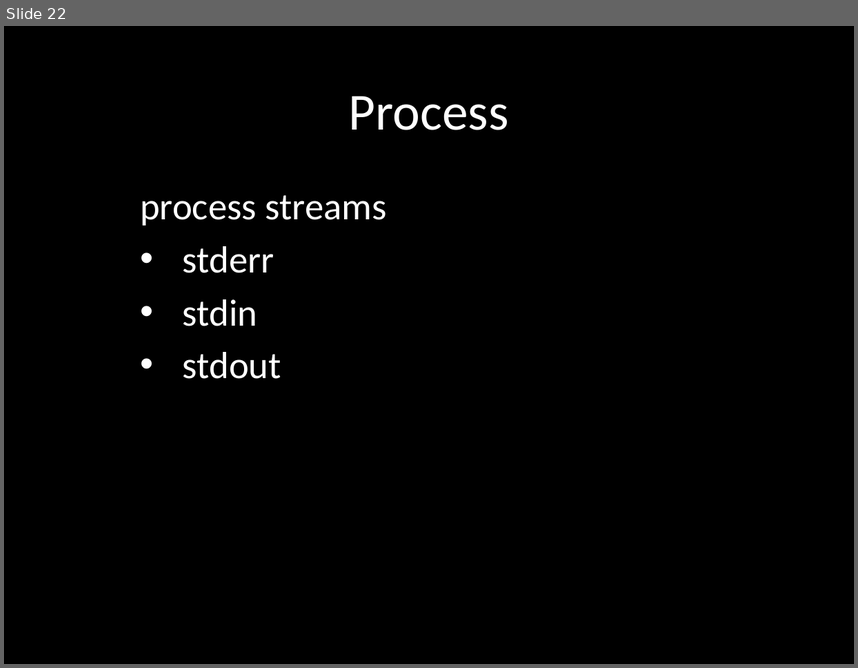
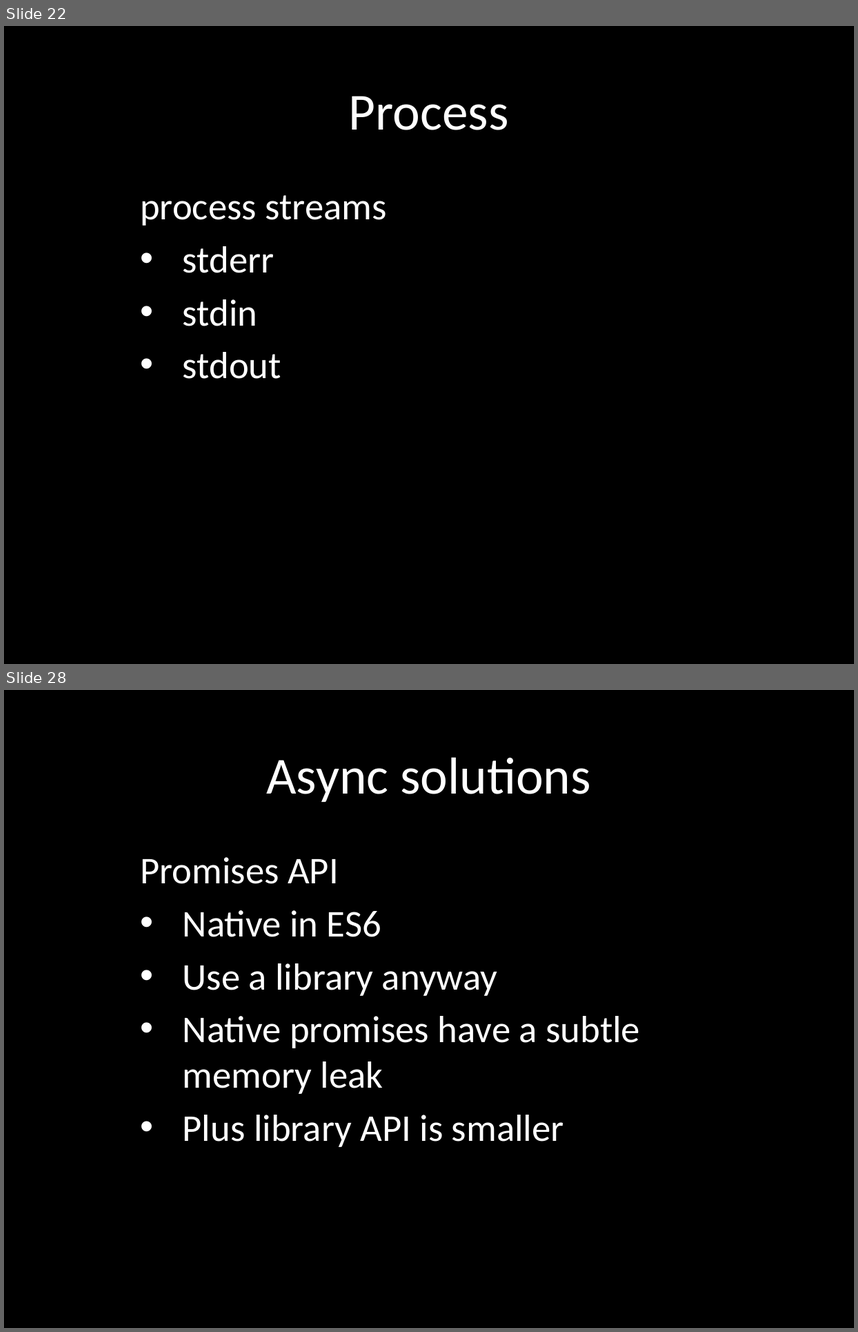
Before and after one commit to eliasjames/training-node, a slide deck: slides/Node Slides Day 2.pptx. Shown one above the other, each under a label of ours: slide 22 before the commit, slides 22 and 28 after it; the slides between them are not shown. The pictures are 858x668 and 858x1332 pixels, drawn with LibreOffice and Linux fonts; fonts in the diff are those of the drawing. Boxes give left, top, right and bottom in pixels: in the first picture for what was removed or moved away, otherwise in the second. Text is boxed around its words. In the diff, an @@ line names an element or a change of style, - is before the commit and + after.

```diff
--- a/slides/Node Slides Day 2.pptx
+++ b/slides/Node Slides Day 2.pptx
@@ slide 28 added at (x1=4, y1=690, x2=854, y2=1328), background #000000 @@
@@ title added at (x1=266, y1=757, x2=590, y2=802), 44 pt, text #FFFFFF @@
+Async solutions
@@ subtitle added at (x1=140, y1=857, x2=640, y2=1147), 32 pt, text #FFFFFF @@
+Promises API
+• Native in ES6
+• Use a library anyway
+• Native promises have a subtle memory leak
+• Plus library API is smaller
```
Also in this commit, not shown: 6 slides changed, 6 other slides added, 1 slide removed.
